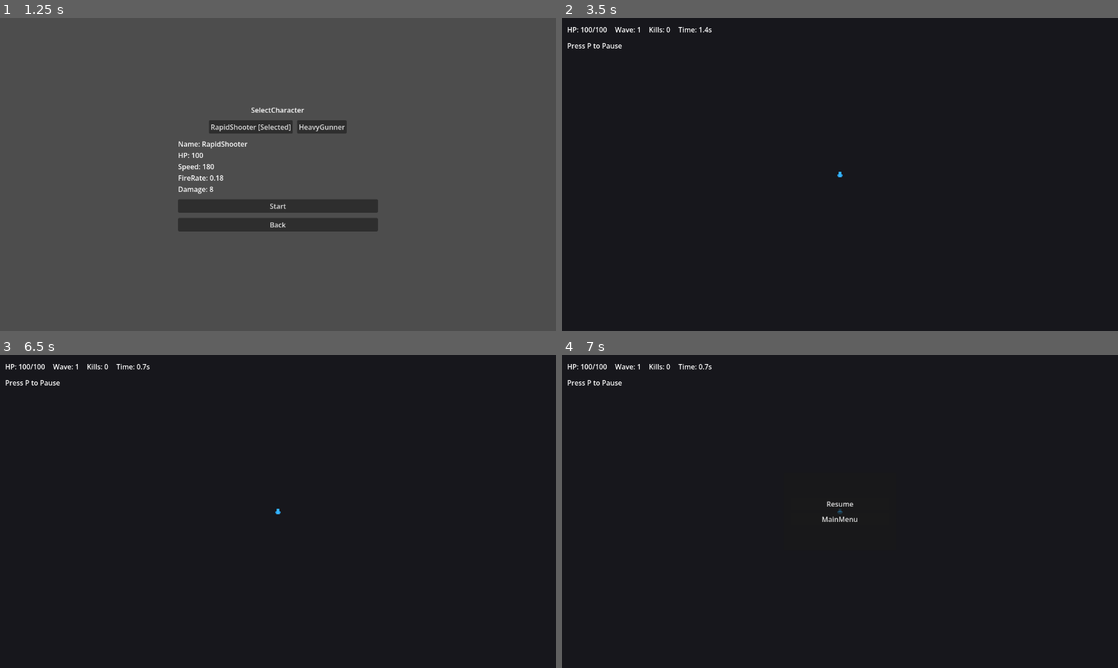
Above: before the commit, frames 1-4 (two rows, left to right).
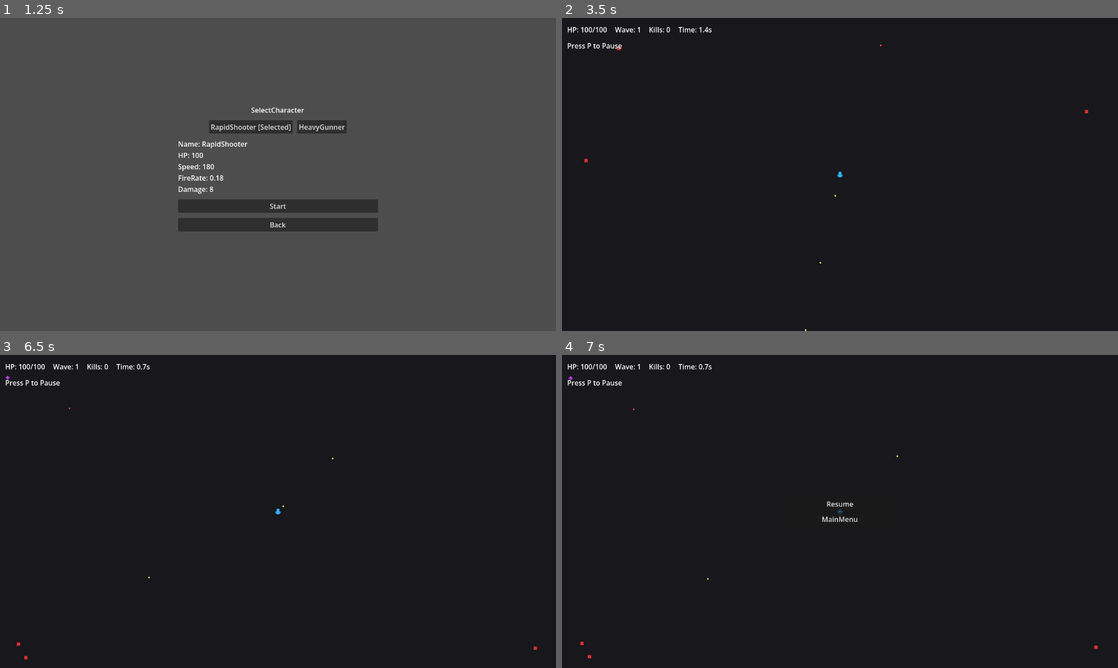
Above: after the commit, the same moments.

Repository: wanwenxin/godot-project-20260214
Game: Godot game, scene res://scenes/main_menu.tscn
Two runs of this game, one before a commit and one after it. Both use one fixed random seed, a clock stepped at 60 frames per second and the inputs below.
Inputs:
- Up to frame 1 (1.25 s): click "NewGame" at 0.5 s
- Up to frame 2 (3.5 s): click "Start" at 1.25 s; tap P (pause) at 2 s; hold D (move_right) 2.03-2.75 s; click "Resume" at 2.75 s
- Up to frame 3 (6.5 s): tap P (pause) at 3.5 s; hold S (move_down) 3.53-4.25 s; click "MainMenu" at 4.25 s; click "NewGame" at 5 s; click "Start" at 5.75 s
- Up to frame 4 (7 s): tap P (pause) at 6.5 s; hold D (move_right) from 6.53 s (still down)

Frame 1 is identical in both runs. In frame 2, less than 0.1% of the frame differs, in the area x 4-95%, y 8-100%; in frame 3, less than 0.1%, in the area x 1-97%, y 6-98%; in frame 4, less than 0.1%.
Error before the commit: Parse Error: Cannot infer the type of "direction" variable because the value doesn't have a set type. (res://scripts/weapon.gd:26)

Commit message:
解决运行BUG

Diff:
--- a/scripts/enemy_base.gd
+++ b/scripts/enemy_base.gd
@@ -44,7 +44,7 @@
 		queue_free()
 
 
-func _move_towards_player(delta: float, move_scale: float = 1.0) -> void:
+func _move_towards_player(_delta: float, move_scale: float = 1.0) -> void:
 	if not is_instance_valid(player_ref):
 		return
 	var dir := (player_ref.global_position - global_position).normalized()
--- a/scripts/wave_manager.gd
+++ b/scripts/wave_manager.gd
@@ -43,9 +43,9 @@
 	current_wave += 1
 	emit_signal("wave_started", current_wave)
 
-	var total_to_spawn := 5 + current_wave * 2
-	var ranged_count := int(max(1, current_wave / 2))
-	var melee_count := max(total_to_spawn - ranged_count, 1)
+	var total_to_spawn: int = 5 + current_wave * 2
+	var ranged_count: int = maxi(1, int(current_wave / 2))
+	var melee_count: int = maxi(total_to_spawn - ranged_count, 1)
 
 	for i in range(melee_count):
 		_spawn_enemy(melee_scene, 0.9 + current_wave * 0.06, 1.0 + current_wave * 0.08)
@@ -73,14 +73,14 @@
 
 
 func _random_spawn_position() -> Vector2:
-	var center := _player_ref.global_position if is_instance_valid(_player_ref) else _viewport_size * 0.5
-	var angle := _rng.randf_range(0.0, TAU)
-	var radius := max(_viewport_size.x, _viewport_size.y) * 0.5 + spawn_radius_extra
+	var center: Vector2 = _player_ref.global_position if is_instance_valid(_player_ref) else _viewport_size * 0.5
+	var angle: float = _rng.randf_range(0.0, TAU)
+	var radius: float = maxf(_viewport_size.x, _viewport_size.y) * 0.5 + spawn_radius_extra
 	return center + Vector2(cos(angle), sin(angle)) * radius
 
 
 func _on_enemy_died(_enemy: Node) -> void:
-	living_enemy_count = max(living_enemy_count - 1, 0)
+	living_enemy_count = maxi(living_enemy_count - 1, 0)
 	kill_count += 1
 	emit_signal("kill_count_changed", kill_count)
 	if living_enemy_count <= 0:
--- a/scripts/weapon.gd
+++ b/scripts/weapon.gd
@@ -19,11 +19,13 @@
 	if bullet_scene == null:
 		return
 
-	var bullet = bullet_scene.instantiate()
-	var origin := get_parent()
+	var bullet := bullet_scene.instantiate() as Node2D
+	if bullet == null:
+		return
+	var origin := get_parent() as Node2D
 	if origin == null:
 		return
-	var direction := (target_position - origin.global_position).normalized()
+	var direction: Vector2 = (target_position - origin.global_position).normalized()
 
 	bullet.global_position = origin.global_position
 	bullet.set("direction", direction)
